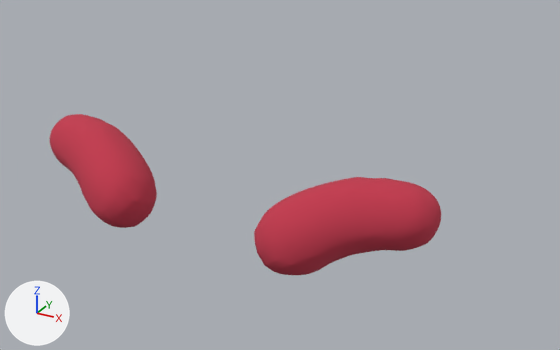
What one commit did to the glTF model public/models/avatar/customization/Eyebrow.003.glb.
Both versions are drawn from a camera (50 mm lens) standing at (0.308, -0.847, 2.039) and looking at (0.042, -0.363, 1.797). Lighting does not change. The marker at lower left points along +X, +Y and +Z. Where no turn or scale is listed for an object, it has been applied to the vertices.

In view in the first picture: 'EyeBrow.003'.
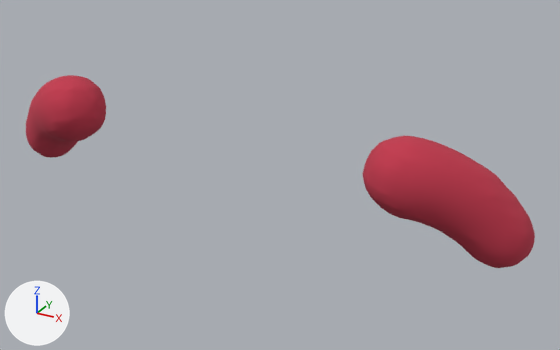
Patch to the scene script:
```diff
--- a/public/models/avatar/customization/Eyebrow.003.glb.py
+++ b/public/models/avatar/customization/Eyebrow.003.glb.py
@@ me_eyebrown_003 @@
 me_eyebrown_003.from_pydata(...)  # 3900 vertices, 7792 faces; spans x -0.172..0.175, y -0.439..-0.357, z 1.748..1.821
 # used by ob_eyebrow_003; location = (0.0, 0.0, 0.0)
+# me_eyebrown_003 part 1: the loose piece of 1950 vertices spanning x 0.052..0.175, y -0.439..-0.357, z 1.748..1.821 is multiplied about its middle by the matrix ((-0.618, 0.0, -0.786), (0.0, 1.0, 0.0), (-0.786, 0.0, 0.618)), then moved by (-0.288, 0.029, 0.022)
+# me_eyebrown_003 part 2: the loose piece of 1950 vertices spanning x -0.172..-0.048, y -0.439..-0.357, z 1.748..1.821 is multiplied about its middle by the matrix ((-0.618, 0.0, 0.786), (0.0, 1.0, 0.0), (0.786, 0.0, 0.618)), then moved by (0.288, 0.029, 0.022)
 me_eyebrown_003.materials.append(mat_color)
```

Boxes [x1, y1, x2, y2] around the edits, measured in the pictures (560 x 350 px; the box of a moved part takes in the faces that stretch with it):
'EyeBrow.003', reshaped (30% wider, 20% taller)
    before: [50, 114, 441, 275]
    after: [26, 75, 535, 268]
part 1 of me_eyebrown_003, moved or reshaped
    before: [254, 177, 441, 275]
    after: [26, 75, 106, 158]
part 2 of me_eyebrown_003, moved or reshaped
    before: [50, 114, 157, 228]
    after: [363, 136, 535, 268]
